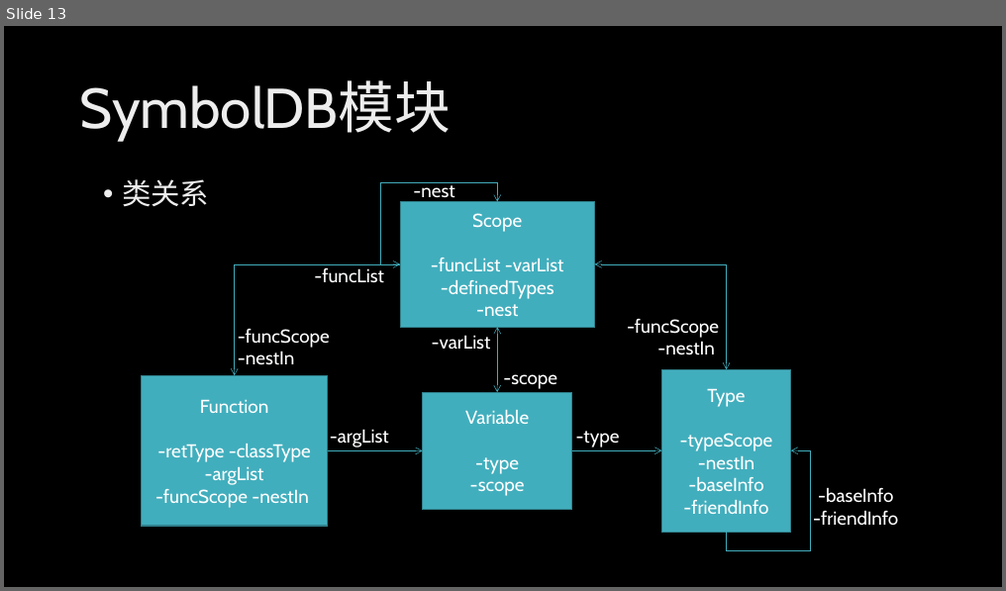
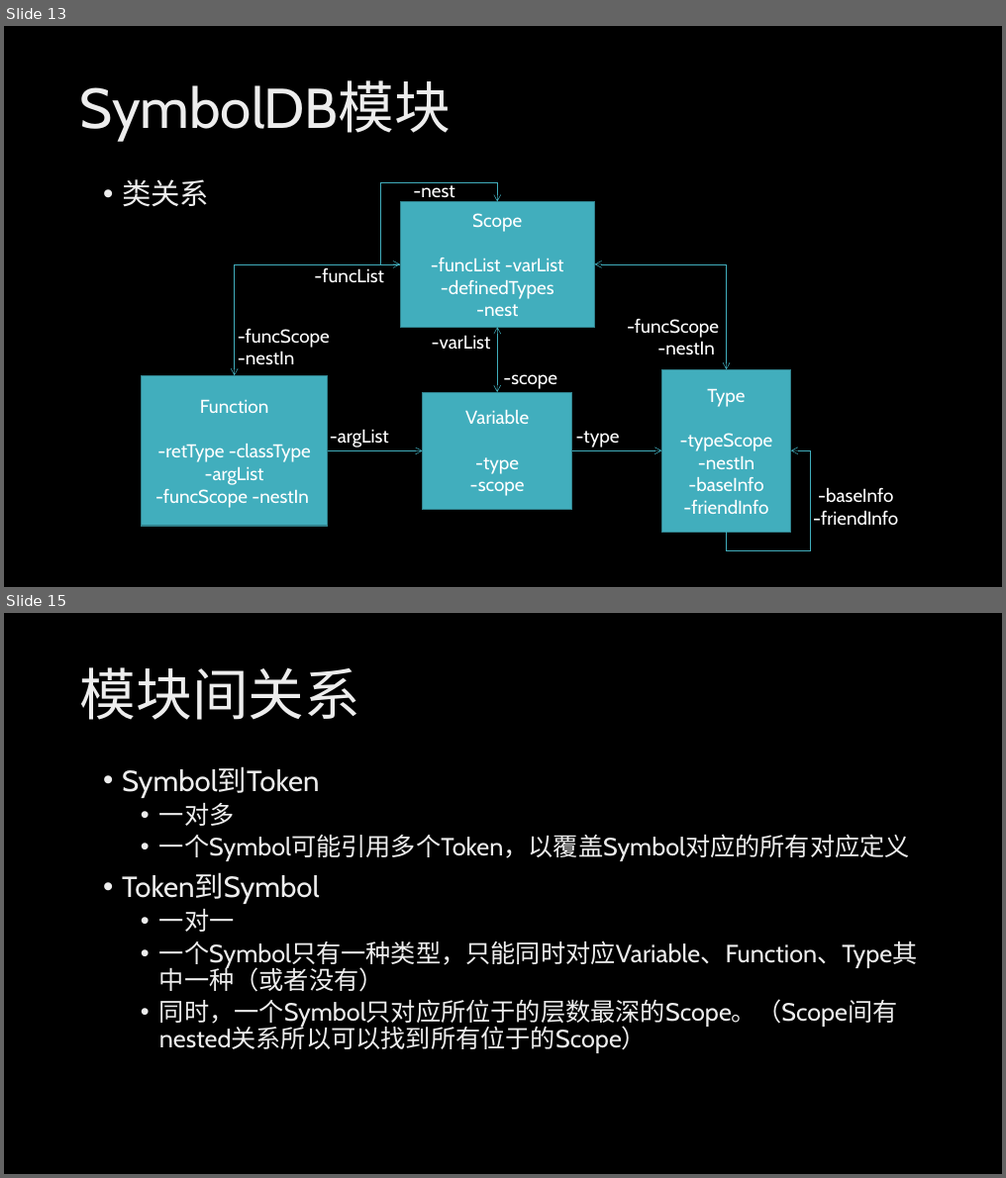
Before and after one commit to HSCppcheck/Cppcheck, a slide deck: 样例测试结果_2.pptx. Shown one above the other, each under a label of ours: slide 13 before the commit, slides 13 and 15 after it; the slides between them are not shown. The pictures are 1006x591 and 1006x1178 pixels, drawn with LibreOffice and Linux fonts; fonts in the diff are those of the drawing; background and template pictures are left out. Boxes give left, top, right and bottom in pixels: in the first picture for what was removed or moved away, otherwise in the second. Text is boxed around its words. In the diff, an @@ line names an element or a change of style, - is before the commit and + after.

```diff
--- a/样例测试结果_2.pptx
+++ b/样例测试结果_2.pptx
@@ slide 15 added at (x1=4, y1=613, x2=1002, y2=1174), background picture (left out) @@
@@ title added at (x1=80, y1=667, x2=360, y2=720), 54 pt, text gradient #BFBFBF to #EDEDED to #FFFFFF @@
+模块间关系
@@ text added at (x1=122, y1=766, x2=918, y2=1028), 24 pt, text gradient #BFBFBF to #EDEDED to #FFFFFF @@
+• Symbol到Token
+  • 一对多
+  • 一个Symbol可能引用多个Token，以覆盖Symbol对应的所有对应定义
+• Token到Symbol
+  • 一对一
+  • 一个Symbol只有一种类型，只能同时对应Variable、Function、Type其中一种（或者没有）
+  • 同时，一个Symbol只对应所位于的层数最深的Scope。（Scope间有nested关系所以可以找到所有位于的Scope）
```
Also in this commit, not shown: 1 slide changed, 3 other slides added.
